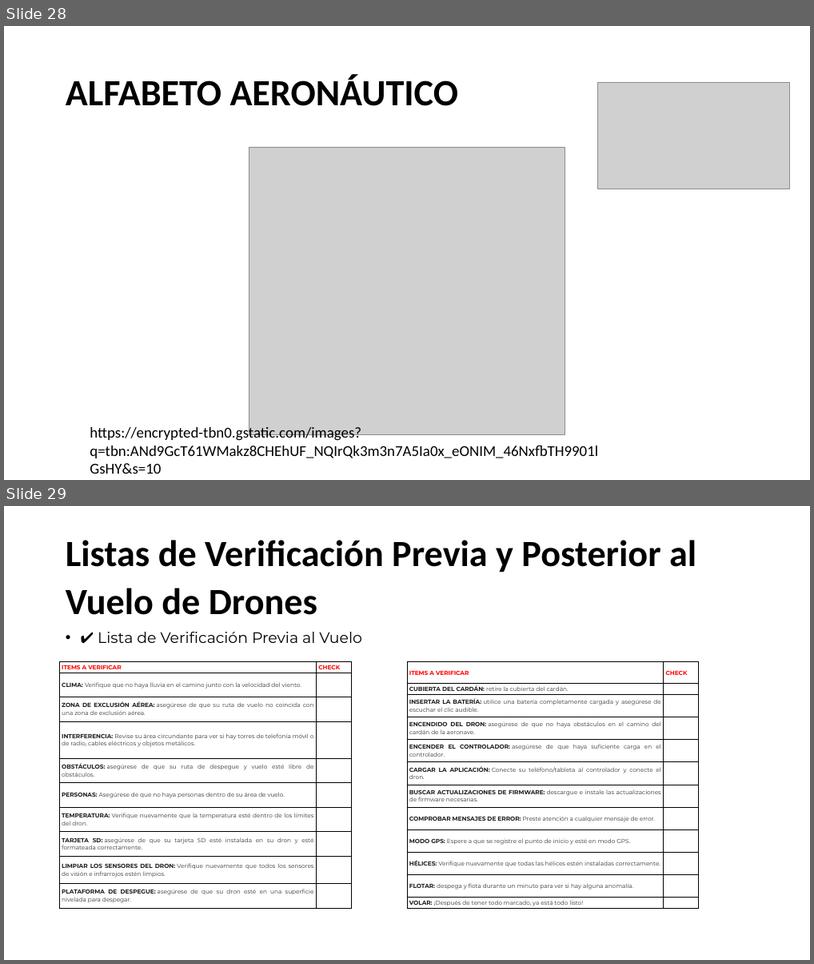
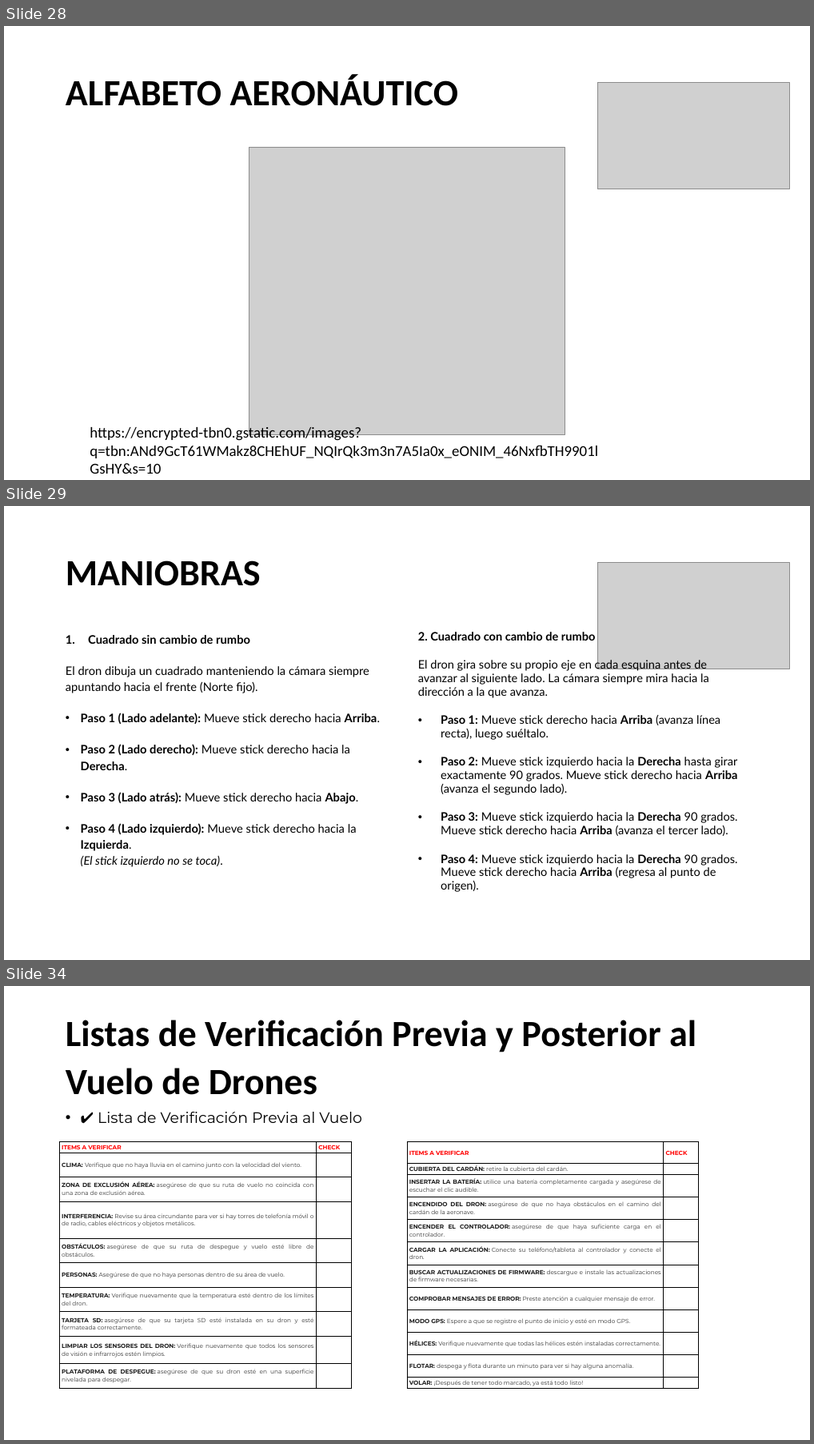
Before and after one commit to Dimitri-1999/drones, a slide deck: curso_pilotos_uav.pptx. Shown one above the other, each under a label of ours: slides 28 and 29 before the commit, slides 28, 29 and 34 after it; the slides between them are not shown. The pictures are 814x964 and 814x1444 pixels, drawn with LibreOffice and Linux fonts; fonts in the diff are those of the drawing; grey boxes stand for pictures; background and template pictures are left out. Boxes give left, top, right and bottom in pixels: in the first picture for what was removed or moved away, otherwise in the second. Text is boxed around its words. In the diff, an @@ line names an element or a change of style, - is before the commit and + after.

Commit message:
add maniobras

```diff
--- a/curso_pilotos_uav.pptx
+++ b/curso_pilotos_uav.pptx
@@ slide 29 added at [4, 506, 810, 960], background picture (left out) @@
@@ title added at [66, 560, 261, 586], 44 pt, text #000000, bold @@
+MANIOBRAS
@@ picture added at [598, 563, 790, 669] @@
@@ text added at [66, 635, 380, 867], 14 pt, text #000000 @@
+1. Cuadrado sin cambio de rumbo
+El dron dibuja un cuadrado manteniendo la cámara siempre apuntando hacia el frente (Norte fijo).
+• Paso 1 (Lado adelante): Mueve stick derecho hacia Arriba.
+• Paso 2 (Lado derecho): Mueve stick derecho hacia la Derecha.
+• Paso 3 (Lado atrás): Mueve stick derecho hacia Abajo.
+• Paso 4 (Lado izquierdo): Mueve stick derecho hacia la Izquierda.
+  (El stick izquierdo no se toca).
@@ text added at [418, 632, 738, 892], 13.9 pt, text #000000 @@
+2. Cuadrado con cambio de rumbo
+El dron gira sobre su propio eje en cada esquina antes de avanzar al siguiente lado. La cámara siempre mira hacia la dirección a la que avanza.
+• Paso 1: Mueve stick derecho hacia Arriba (avanza línea recta), luego suéltalo.
+• Paso 2: Mueve stick izquierdo hacia la Derecha hasta girar exactamente 90 grados. Mueve stick derecho hacia Arriba (avanza el segundo lado).
+• Paso 3: Mueve stick izquierdo hacia la Derecha 90 grados. Mueve stick derecho hacia Arriba (avanza el tercer lado).
+• Paso 4: Mueve stick izquierdo hacia la Derecha 90 grados. Mueve stick derecho hacia Arriba (regresa al punto de origen).
@@ what was slide 29 is now slide 34 @@
```
Also in this commit, not shown: 1 slide changed, 4 other slides added.
